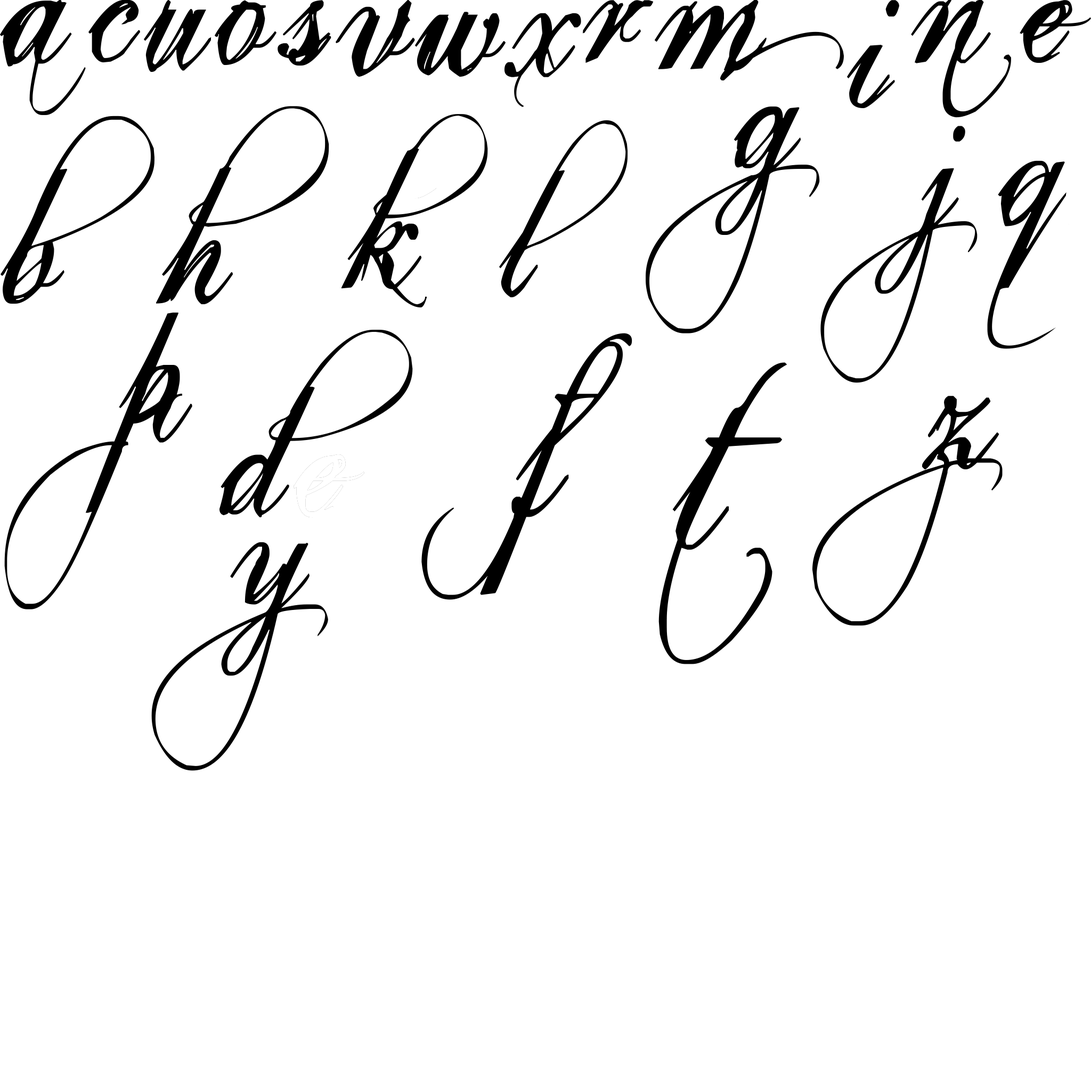
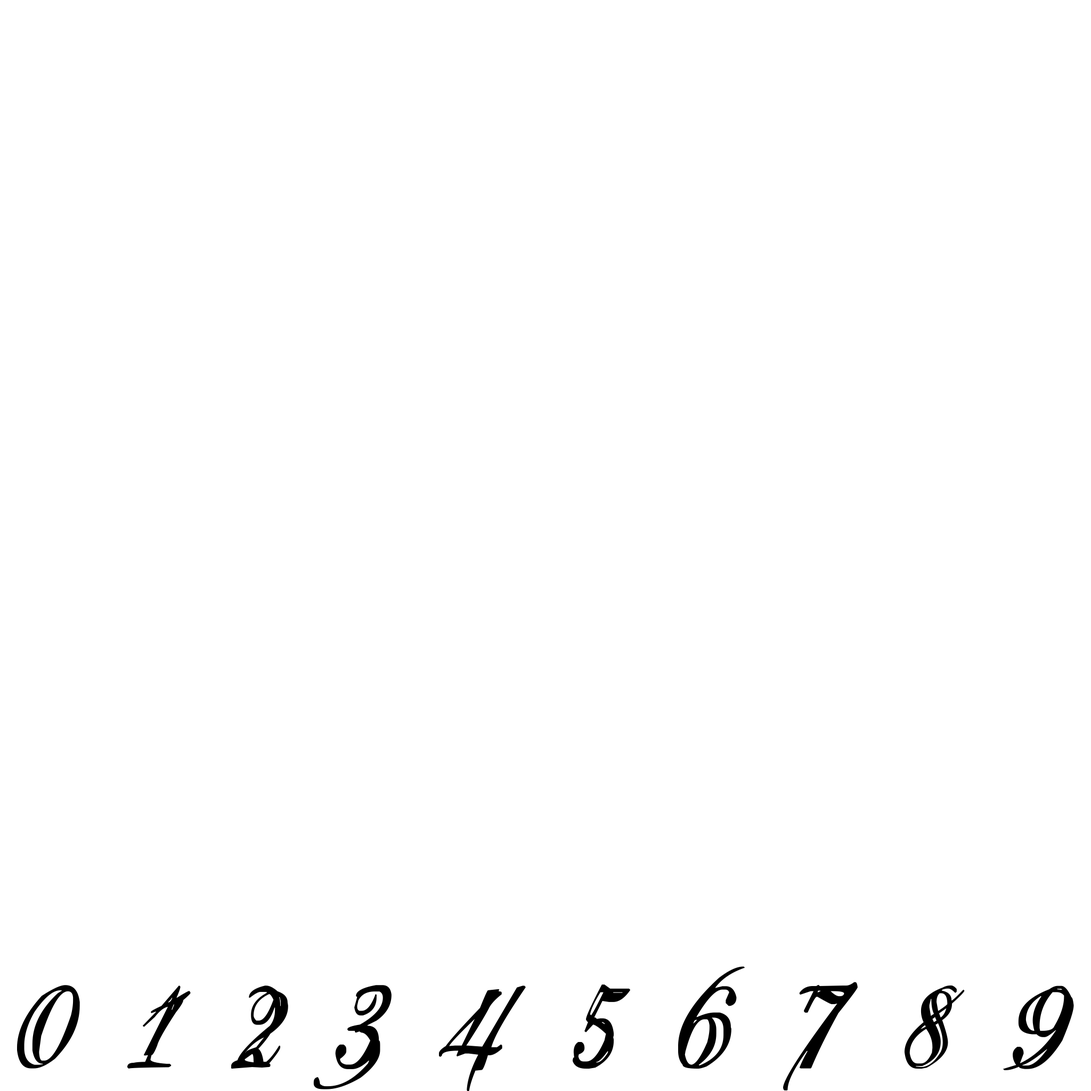
Two versions of the same layered image (1091×1091). Layer-by-layer changes:
added layer "0 1 2 3 4 5 6 7 8 9" above "eutemiaLetters.psd" over [17, 966, 1075, 1091]
renamed "e" to "eutemiaLetters.psd", painted on it over [0, 0, 1091, 772]
